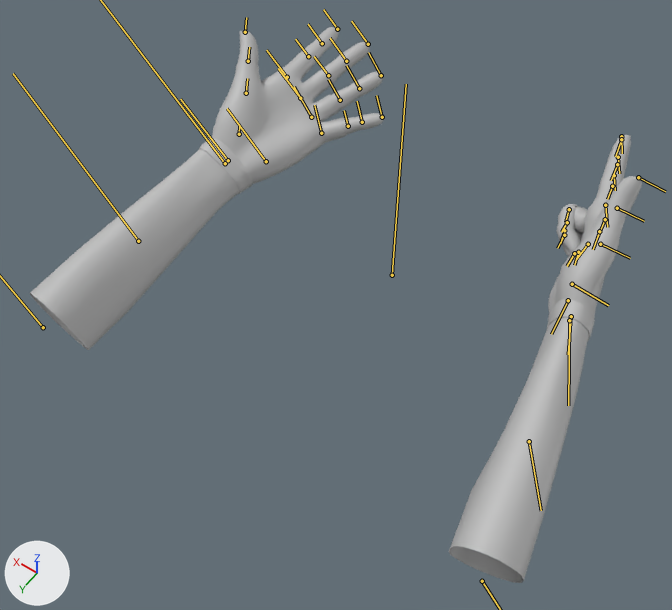
An edit to the FBX model Art Share/TeensySummer/images/PLAYER/ANIM_playerLeft_AFK2.fbx, drawn before and after from the same camera.
Camera for both pictures: a 50 mm camera at (-0.301, 0.517, 0.714) aimed at (0.017, 0.073, 0.015). Every picture has the same lights, and +X, +Y and +Z are marked at lower left. Both versions are drawn at frame 627 of the action 'Take 001'; the numbers are the values there. The bones that bend it are drawn over the model as lines.

In view in the first picture: 'MESH_player'.
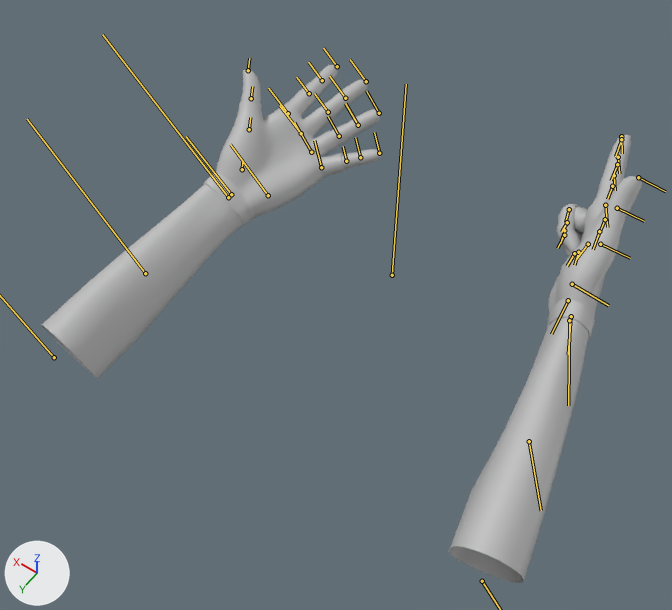
Pixel boxes (x1, y1, x2, y2) of what changed, in the pictures (672 x 610 px):
'MESH_player', posed (7% shorter)
    before: (29, 27, 642, 583)
    after: (42, 65, 642, 583)

What changed in the scene script:
```text
Change bone_l_armlower_skin:
    where bone_l_armlower_skin = bpy.data.objects['Armature'].pose.bones['l_armLower_skin']  # child of 'root'
    bone_l_armlower_skin.location: (-6.88, 1.25, -7.74) -> (-6.88, -3.53, -7.74)
```
